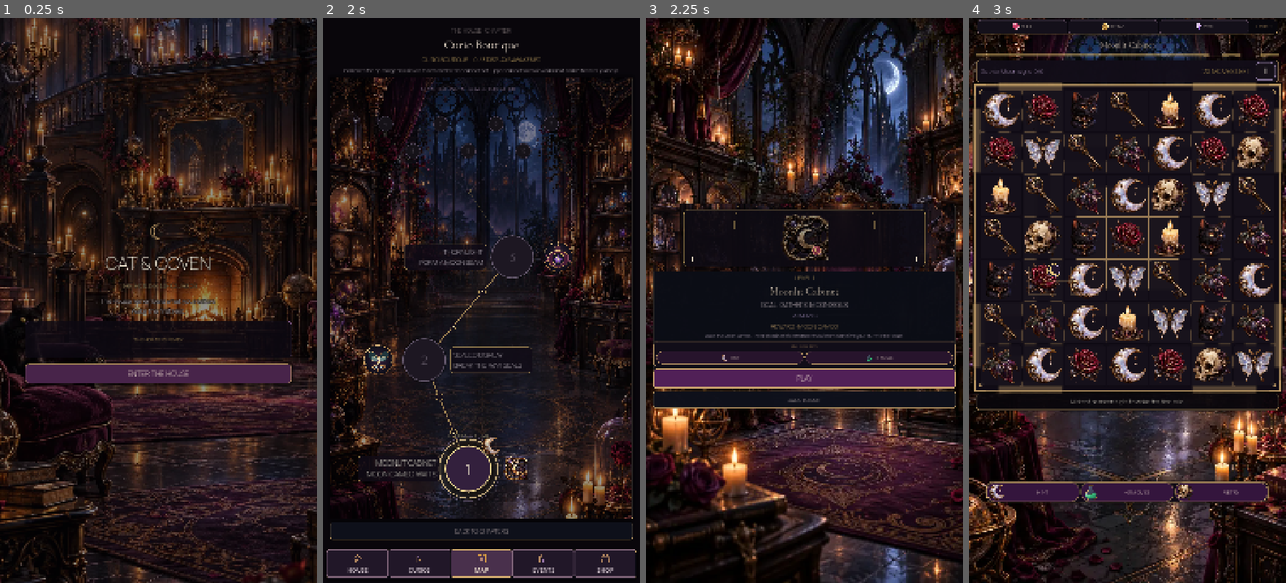
Above: before the commit, frames 1-4 (left to right).
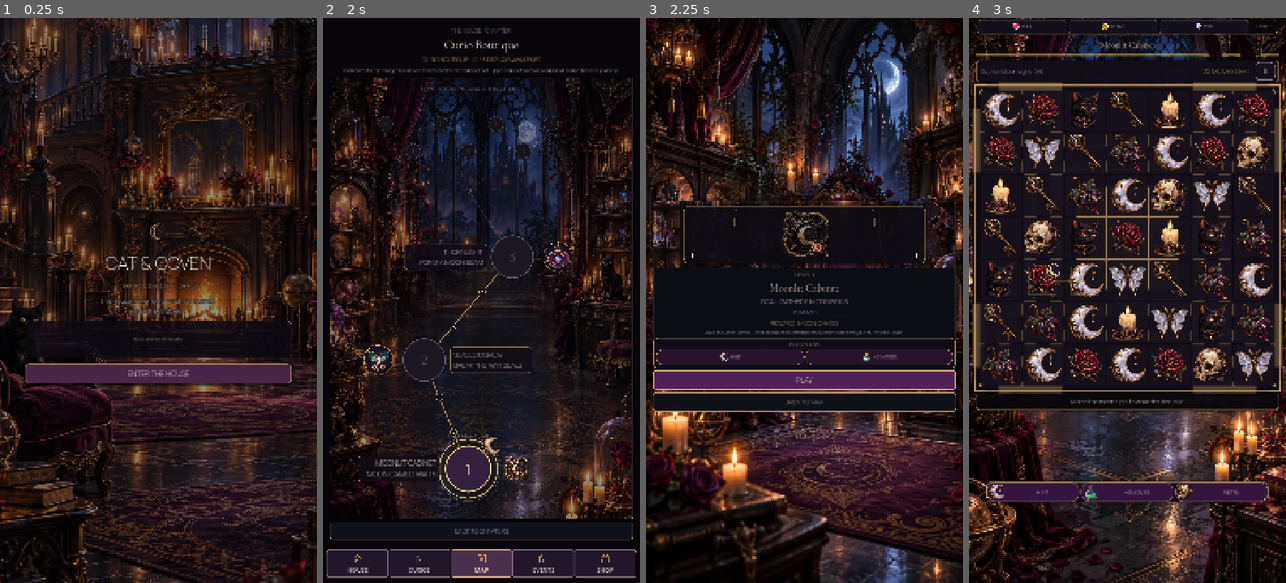
Above: after the commit, the same moments.

Repository: Jay-prodesign/akilta-match3
Game: Godot game, scene res://src/app/app_bootstrap.tscn
Same seed, same stepped clock (60 frames per second), same inputs: the game is played once before the commit and once after it.
Inputs:
- Up to frame 1 (0.25 s): no input
- Up to frame 2 (2 s): click "ENTER THE HOUSE" at 0.5 s; click "ENTER CURIO BOUTIQUE" at 1.25 s
- Up to frame 3 (2.25 s): click "1" at 2 s
- Up to frame 4 (3 s): click "PLAY" at 2.75 s

Frames 1-2 are identical in both runs. In frame 3, 7.3% of the frame differs, in the area x 2-98%, y 30-70%; in frame 4, nothing differs.

Commit message:
Prestart: strengthen aid readability and production icon source

Diff:
--- a/src/ui/prestart/level_prestart.gd
+++ b/src/ui/prestart/level_prestart.gd
@@ -62,7 +62,7 @@
 		return
 	var panel := PanelContainer.new()
 	panel.name = "RitualAids"
-	panel.custom_minimum_size = Vector2(0, 86)
+	panel.custom_minimum_size = Vector2(0, 102)
 	var shell := StyleBoxFlat.new()
 	shell.bg_color = Color("#120D18", 0.94)
 	shell.border_color = Color("#D5AD70", 0.46)
@@ -70,8 +70,8 @@
 	shell.set_corner_radius_all(12)
 	shell.content_margin_left = 10
 	shell.content_margin_right = 10
-	shell.content_margin_top = 8
-	shell.content_margin_bottom = 8
+	shell.content_margin_top = 10
+	shell.content_margin_bottom = 10
 	panel.add_theme_stylebox_override("panel", shell)
 	var start_index := start_button.get_index()
 	content.add_child(panel)
@@ -84,18 +84,18 @@
 	heading.text = "IN-LEVEL AIDS"
 	heading.horizontal_alignment = HORIZONTAL_ALIGNMENT_CENTER
 	heading.add_theme_color_override("font_color", Color("#D5AD70"))
-	heading.add_theme_font_size_override("font_size", 14)
+	heading.add_theme_font_size_override("font_size", 16)
 	column.add_child(heading)
 	var row := HBoxContainer.new()
 	row.name = "AidRow"
 	row.add_theme_constant_override("separation", 6)
 	column.add_child(row)
 	for entry in [
-		{"label":"HINT", "art":"res://assets/pieces/moon_sigil.svg"},
+		{"label":"HINT", "art":"res://assets/pieces/moon_sigil.webp"},
 		{"label":"+3 MOVES", "art":"res://assets/pieces/potion.svg"}
 	]:
 		var chip := PanelContainer.new()
-		chip.custom_minimum_size = Vector2(0, 44)
+		chip.custom_minimum_size = Vector2(0, 52)
 		chip.size_flags_horizontal = Control.SIZE_EXPAND_FILL
 		var chip_style := StyleBoxFlat.new()
 		chip_style.bg_color = Color("#28142D", 0.96)
@@ -109,7 +109,7 @@
 		chip_row.add_theme_constant_override("separation", 4)
 		chip.add_child(chip_row)
 		var art := TextureRect.new()
-		art.custom_minimum_size = Vector2(30, 30)
+		art.custom_minimum_size = Vector2(36, 36)
 		art.texture = PieceAssetLoader.ornament(String(entry["art"]))
 		art.expand_mode = TextureRect.EXPAND_IGNORE_SIZE
 		art.stretch_mode = TextureRect.STRETCH_KEEP_ASPECT_CENTERED
@@ -118,7 +118,7 @@
 		var caption := Label.new()
 		caption.text = String(entry["label"])
 		caption.add_theme_color_override("font_color", Color("#F4E5D3"))
-		caption.add_theme_font_size_override("font_size", 14)
+		caption.add_theme_font_size_override("font_size", 17)
 		chip_row.add_child(caption)
 
 func _style_ritual_actions() -> void:
@@ -142,8 +142,8 @@
 		button.add_theme_stylebox_override("pressed", hover)
 		button.add_theme_color_override("font_color", ivory)
 		button.add_theme_color_override("font_hover_color", ivory)
-		button.add_theme_font_size_override("font_size", 24 if button == start_button else 19)
-		button.custom_minimum_size.y = maxf(button.custom_minimum_size.y, 58.0)
+		button.add_theme_font_size_override("font_size", 26 if button == start_button else 21)
+		button.custom_minimum_size.y = maxf(button.custom_minimum_size.y, 64.0)
 
 func configure_level(value: int, replay: bool = false) -> bool:
 	level_number = value
